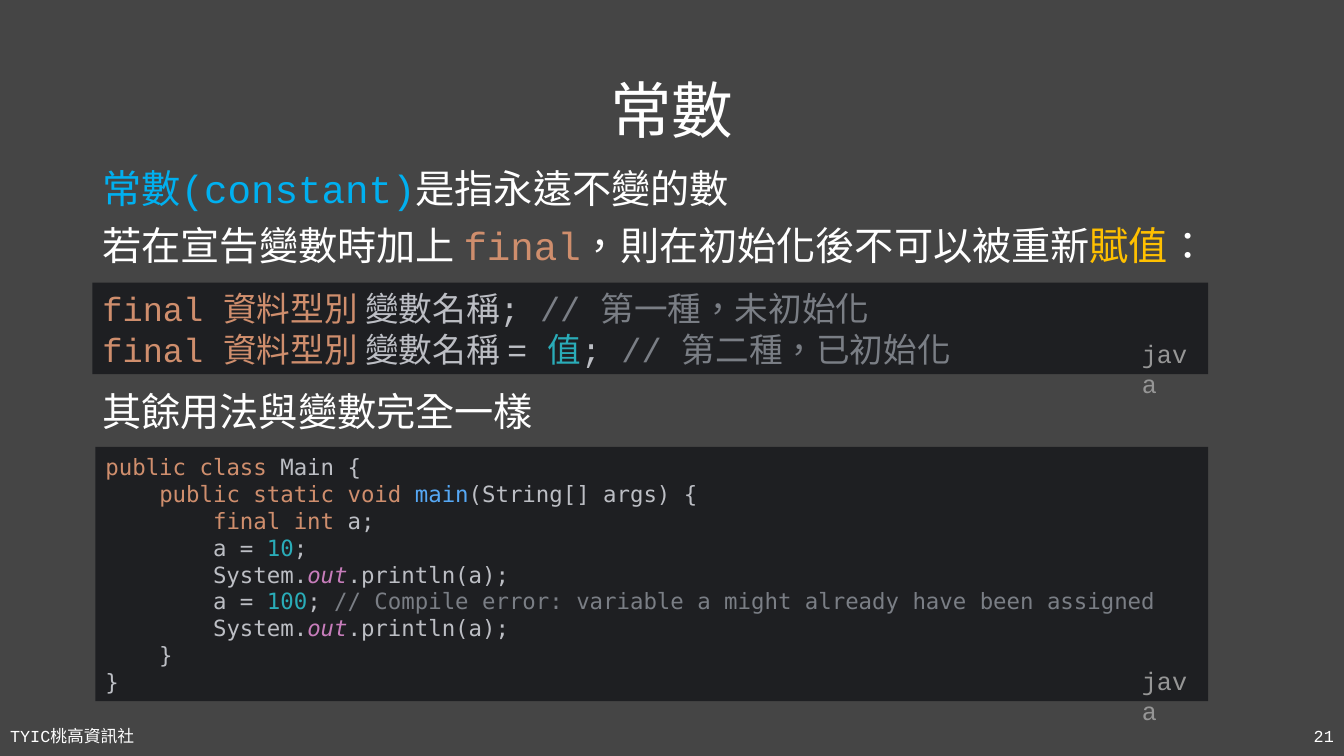
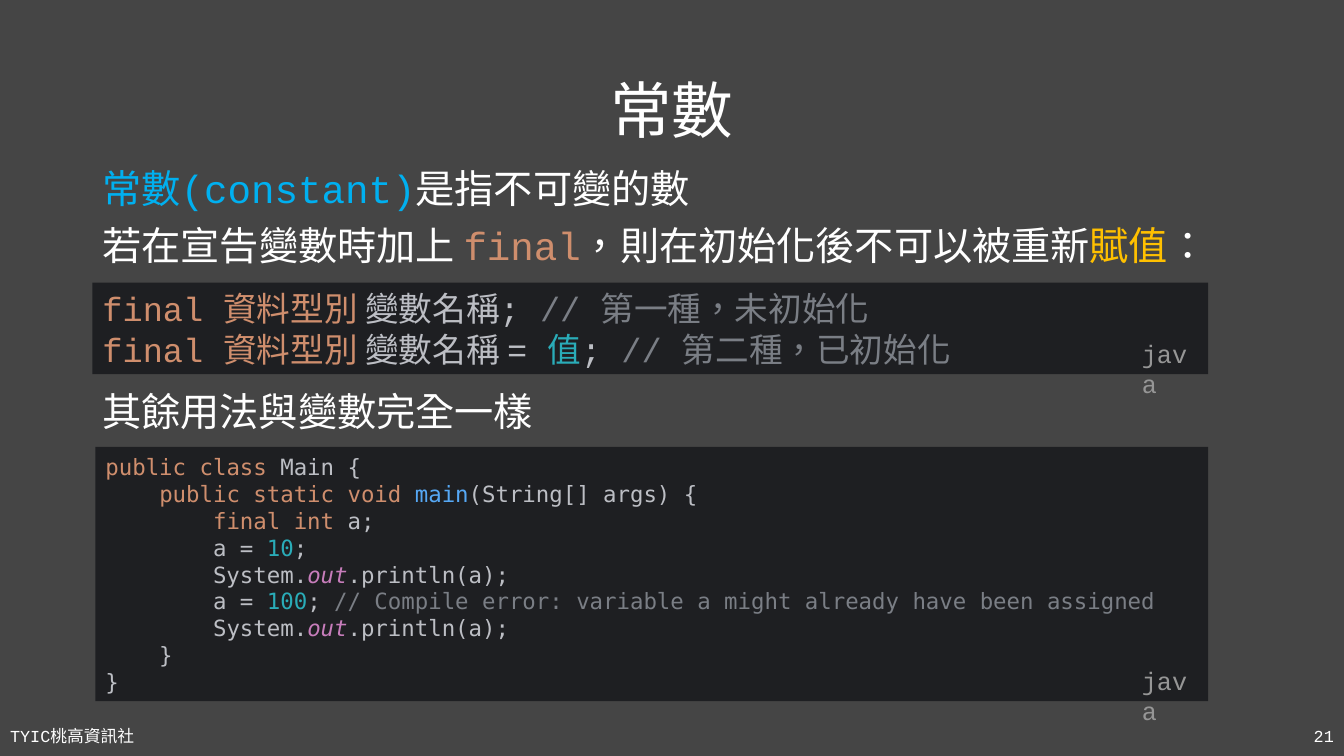
Before and after one commit to TYSHIC/slides, a slide deck: slide 21 of powerpoint/04_初探Java.pptx. Drawn at 1344x756 pixels with LibreOffice and Linux fonts; fonts in the diff are those of the drawing. Boxes give left, top, right and bottom in pixels: in the first picture for what was removed or moved away, otherwise in the second. Text is boxed around its words. In the diff, an @@ line names an element or a change of style, - is before the commit and + after.

```diff
--- a/powerpoint/04_初探Java.pptx
+++ b/powerpoint/04_初探Java.pptx
@@ text at bbox=[102, 170, 689, 211]: text changed @@
-常數(constant)是指永遠不變的數
+常數(constant)是指不可變的數
```
Also in this commit, not shown: 1 other slide changed, 7 other files.
